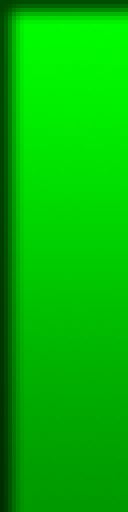
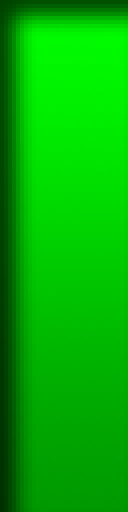
Two versions of the same layered image (128 x 512). Layer-by-layer changes:
pixels changed over [0, 0, 128, 512] (layer not identified)
